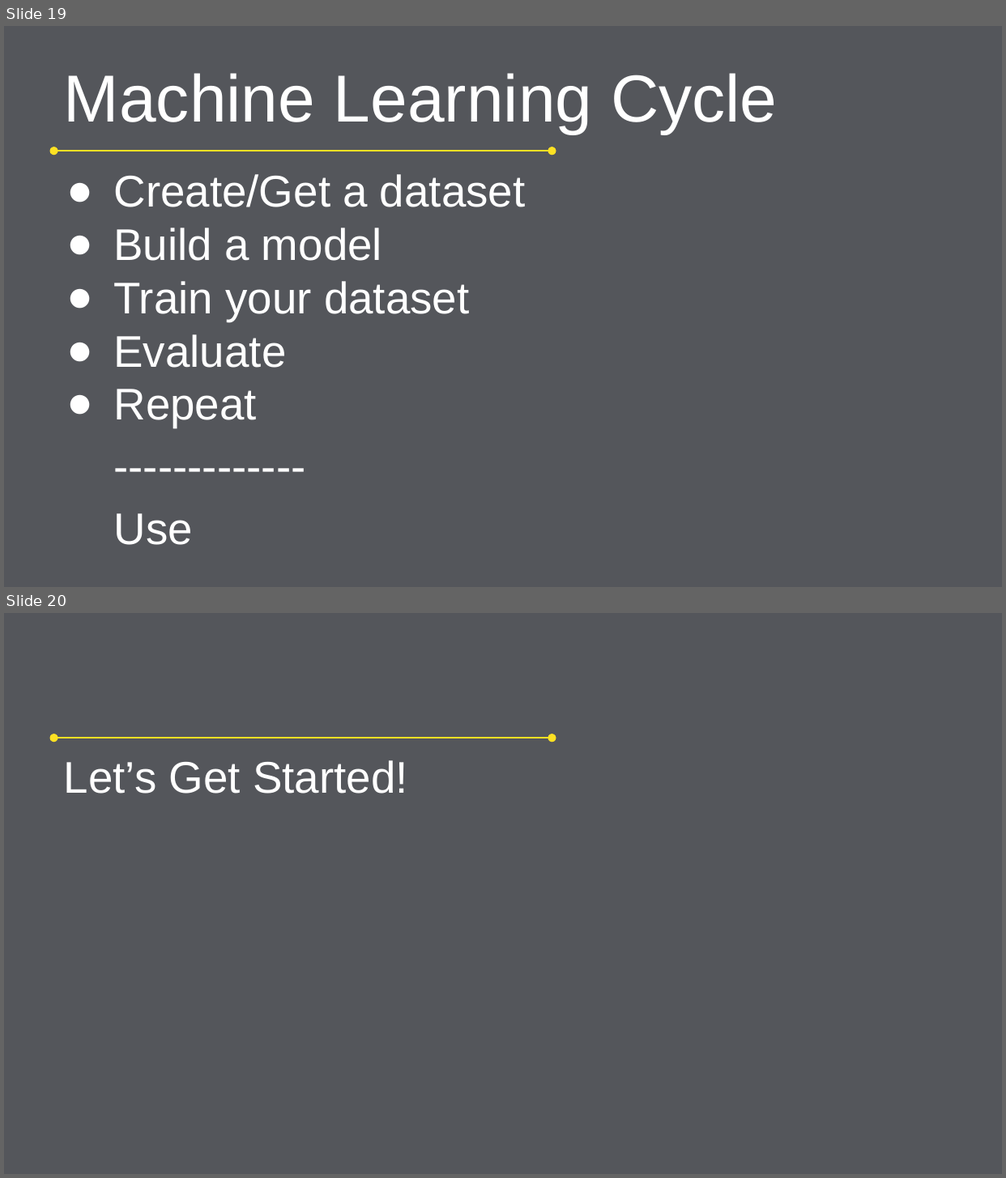
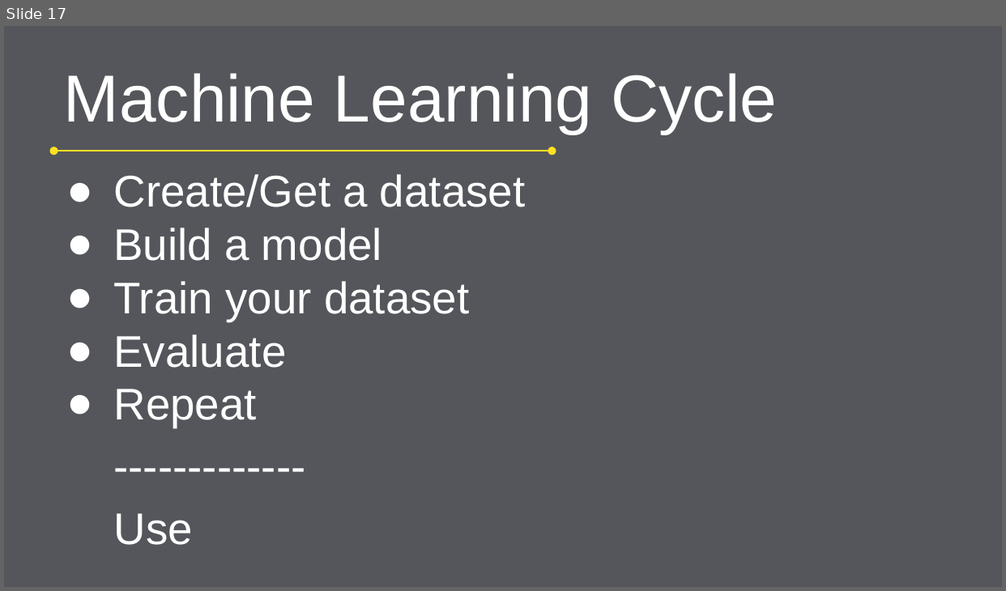
Before and after one commit to The-Hungry-Caterpillar/DNNWS_2022, a slide deck: slides/Introduction.pptx. Shown one above the other, each under a label of ours: slides 19 and 20 before the commit, slide 17 after it. The pictures are 1006x1178 and 1006x591 pixels, drawn with LibreOffice and Linux fonts; fonts in the diff are those of the drawing; background and template pictures are left out. Boxes give left, top, right and bottom in pixels: in the first picture for what was removed or moved away, otherwise in the second. Text is boxed around its words. In the diff, an @@ line names an element or a change of style, - is before the commit and + after.

```diff
--- a/slides/Introduction.pptx
+++ b/slides/Introduction.pptx
@@ slide 20 removed at [4,613,1002,1174], background #54565B; not listed: 1 template element that a slide beside it also shows @@
@@ text removed at [64,760,408,794] @@
-Let’s Get Started!
@@ what was slide 19 is now slide 17 @@
```
Also in this commit, not shown: 1 slide changed, 1 slide added, 2 other slides removed.
